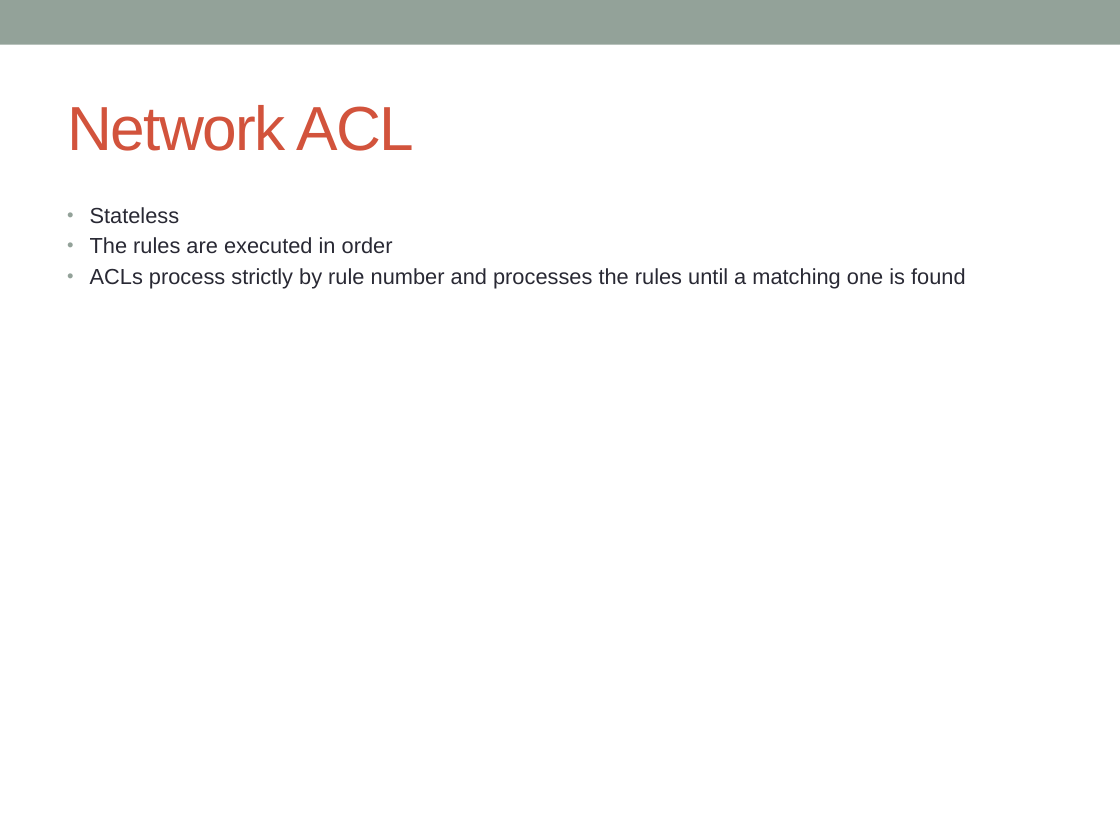
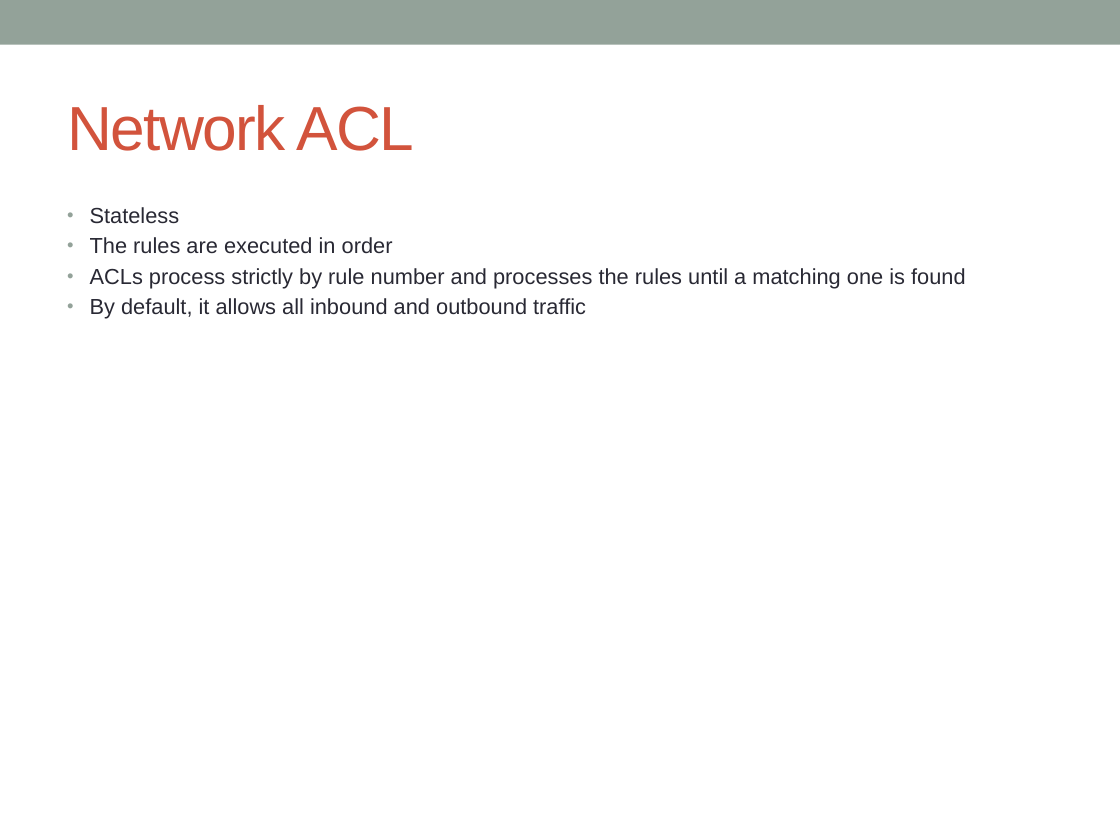
Before and after one commit to notionquest/ProjectDocumentation, a slide deck: slide 53 of AWS_Solution_Architect.pptx (slide 41 before the commit). Drawn at 1120x840 pixels with LibreOffice and Linux fonts; fonts in the diff are those of the drawing. Boxes give left, top, right and bottom in pixels: in the first picture for what was removed or moved away, otherwise in the second. Text is boxed around its words. In the diff, an @@ line names an element or a change of style, - is before the commit and + after.

```diff
--- a/AWS_Solution_Architect.pptx
+++ b/AWS_Solution_Architect.pptx
@@ text at (90, 298, 586, 319): paragraph added @@
+• By default, it allows all inbound and outbound traffic
```
Also in this commit, not shown: 9 other slides changed, 19 slides added.
